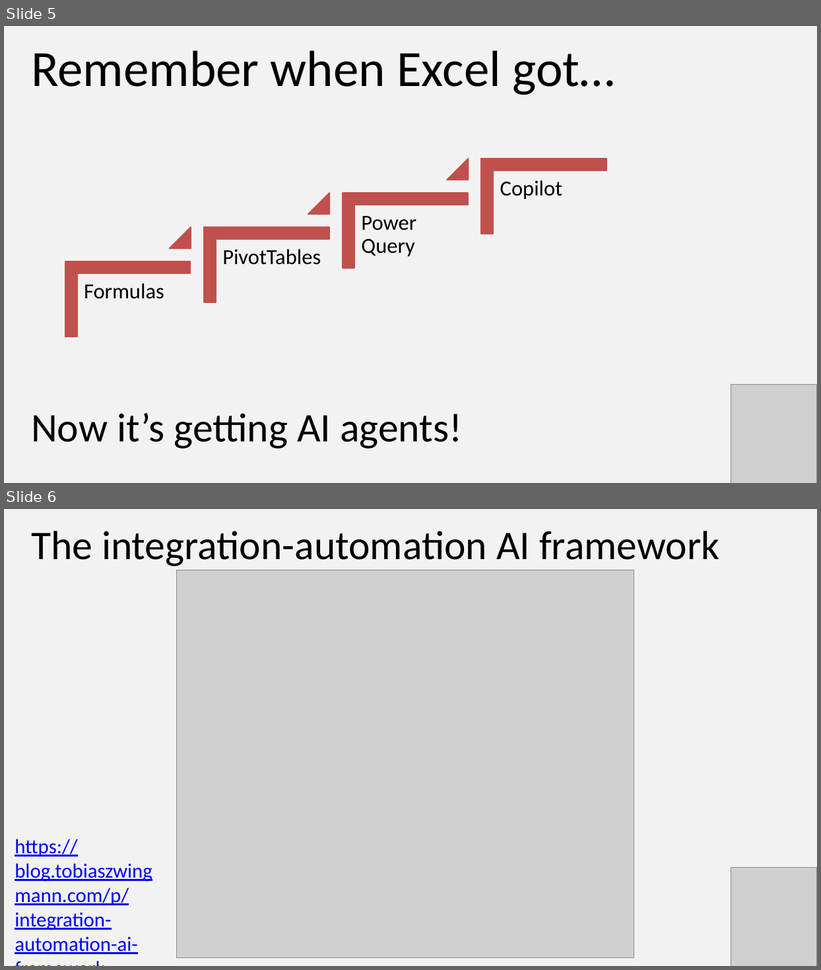
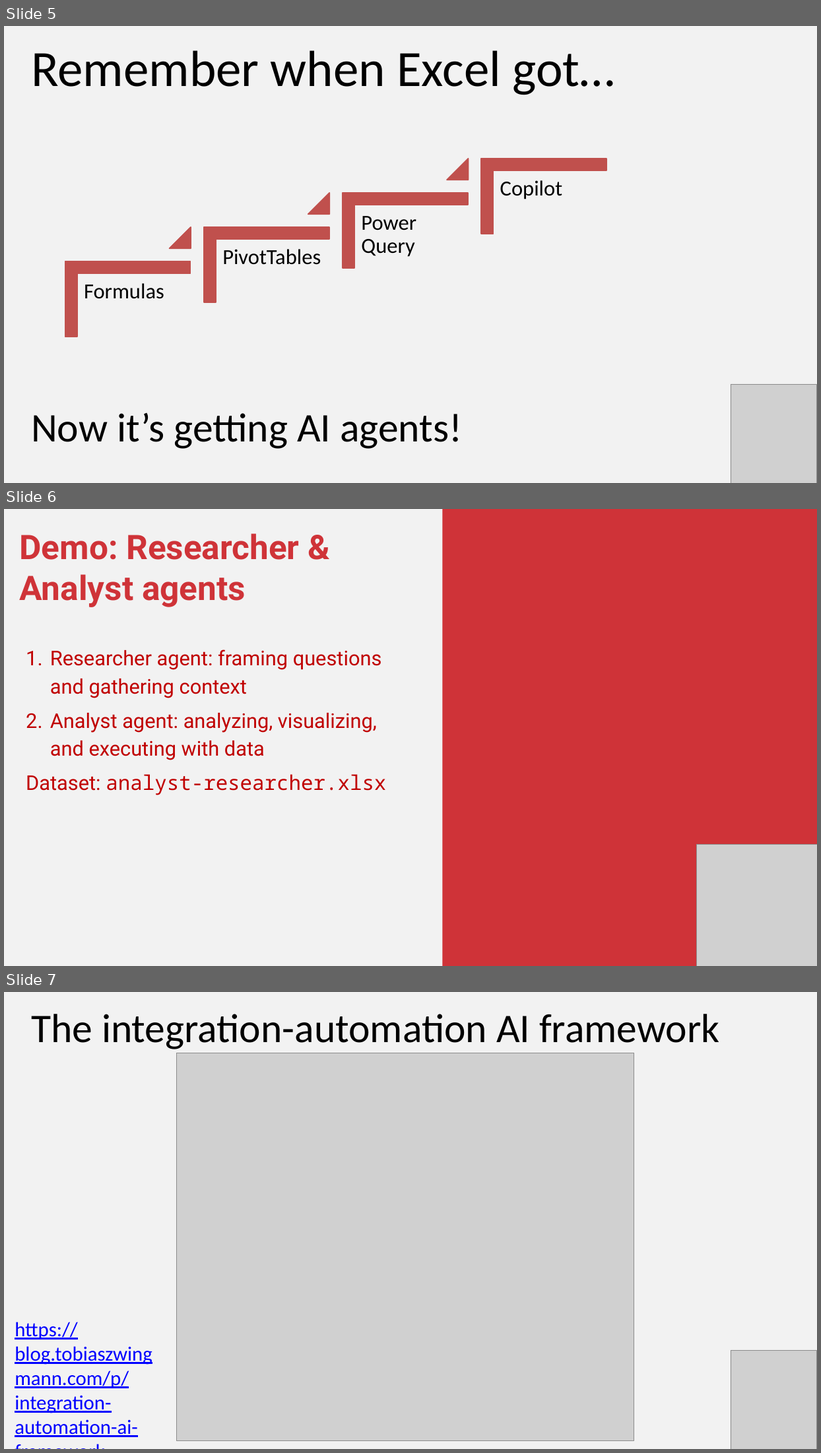
Before and after one commit to stringfestdata/gxls-first-excel-agent, a slide deck: first-excel-agent.pptx. Shown one above the other, each under a label of ours: slides 5 and 6 before the commit, slides 5, 6 and 7 after it. The pictures are 821x970 and 821x1453 pixels, drawn with LibreOffice and Linux fonts; fonts in the diff are those of the drawing; grey boxes stand for pictures. Boxes give left, top, right and bottom in pixels: in the first picture for what was removed or moved away, otherwise in the second. Text is boxed around its words. In the diff, an @@ line names an element or a change of style, - is before the commit and + after.

```diff
--- a/first-excel-agent.pptx
+++ b/first-excel-agent.pptx
@@ slide 6 added at (4, 509, 817, 966), background #F2F2F2 @@
@@ rectangle added at (442, 509, 817, 966), fill #CF3338 @@
@@ text added at (20, 533, 386, 795), 36 pt, text #C00000 @@
+Demo: Researcher & Analyst agents
+1. Researcher agent: framing questions and gathering context
+2. Analyst agent: analyzing, visualizing, and executing with data
+Dataset: analyst-researcher.xlsx
@@ picture added at (697, 844, 817, 966) @@
@@ what was slide 6 is now slide 7 @@
```
Also in this commit, not shown: 3 slides changed, 5 other slides added, 3 slides removed, 2 other files.
